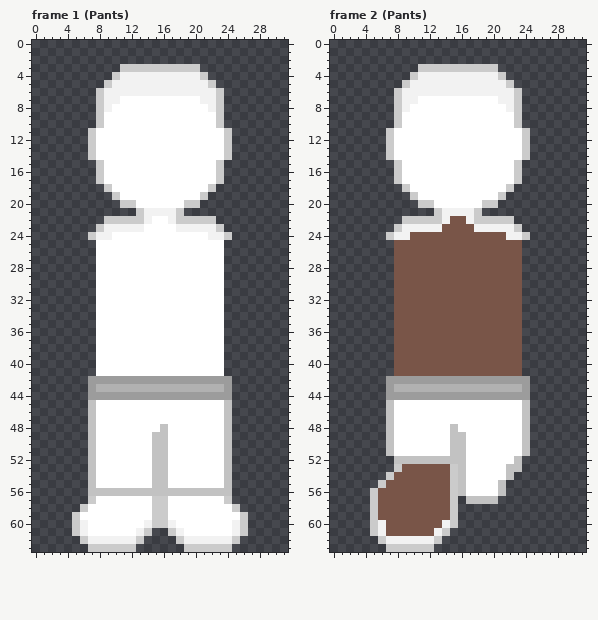
File history of a pixel-art file, Assets/Sprites/Player/Front/Clothes/Legs.aseprite. That is the earlier state.
32x64 pixels, 3 frames. Shown: frame 1 (Pants), frame 2 (Pants). The commit also changed other frames, which this record leaves out.
And afterwards:
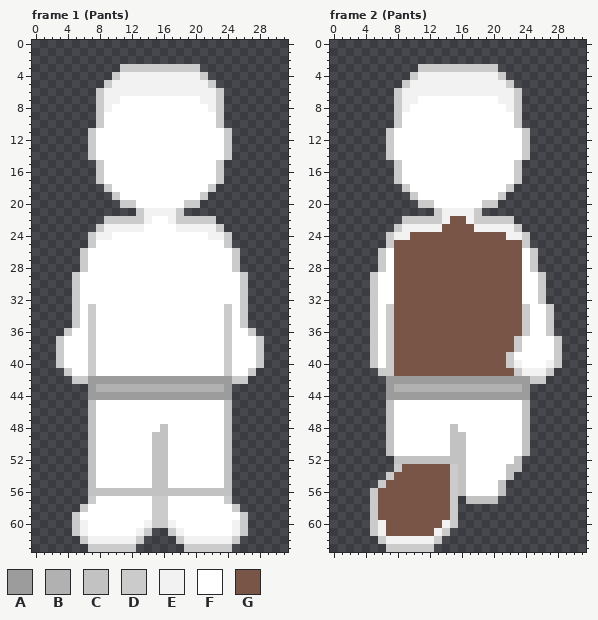
Palette (. is transparent): A #9c9c9c  B #b1b1b1  C #c2c2c2  D #cbcbcb  E #f2f2f2  F #ffffff  G #795548
From old to new:
layer "Arms" now shown
Changed rows in their new state; - is an unchanged pixel.
Frame 1 (Pants), layer "Arms":
first column x 3:
25 ----D----------------D----
26 ---DF----------------FD---
27 ---DF----------------FD---
28 ---DF----------------FD---
29 --DFF----------------FFD--
30 --DFF----------------FFD--
31 --DFF----------------FFD--
32 --DFF----------------FFD--
33 --DFD----------------DFD--
34 --DFD----------------DFD--
35 --DFD----------------DFD--
36 -DFFD----------------DFFD-
37 DFFFD----------------DFFFD
38 DFFFD----------------DFFFD
39 DFFFD----------------DFFFD
40 DFFFD----------------DFFFD
41 -DFFD----------------DFFD-
42 --DD------------------DD--
Frame 2 (Pants), layer "Arms":
first column x 5:
25 --D----------------D----
26 -DF----------------FD---
27 -DF----------------FD---
28 -DF----------------FD---
29 DFF----------------FFD--
30 DFF----------------FFD--
31 DFF----------------FFD--
32 DFF----------------FFD--
33 DFD----------------DFFD-
34 DFD----------------DFFD-
35 DFD----------------DFFD-
36 DFD----------------DFFD-
37 DFD---------------DFFFFD
38 DFD---------------DFFFFD
39 DFD--------------DFFFFFD
40 DFD--------------DEFFFED
41 -DD---------------DEEED-
42 --------------------DD--
